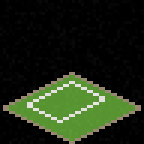
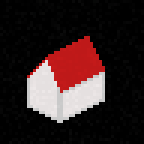
Comparing the layer stacks of the two 144x144 images. Changes:
added layer "Roof" above "Edges" over bbox(27, 36, 105, 93)
renamed "Noise #1" to "Edges", painted on it over bbox(27, 69, 105, 123)
removed layer "Edges" over bbox(3, 72, 141, 144)
added layer "Walls" above "Grass" over bbox(30, 57, 102, 117)
hid "Grass" over bbox(9, 75, 135, 141)
